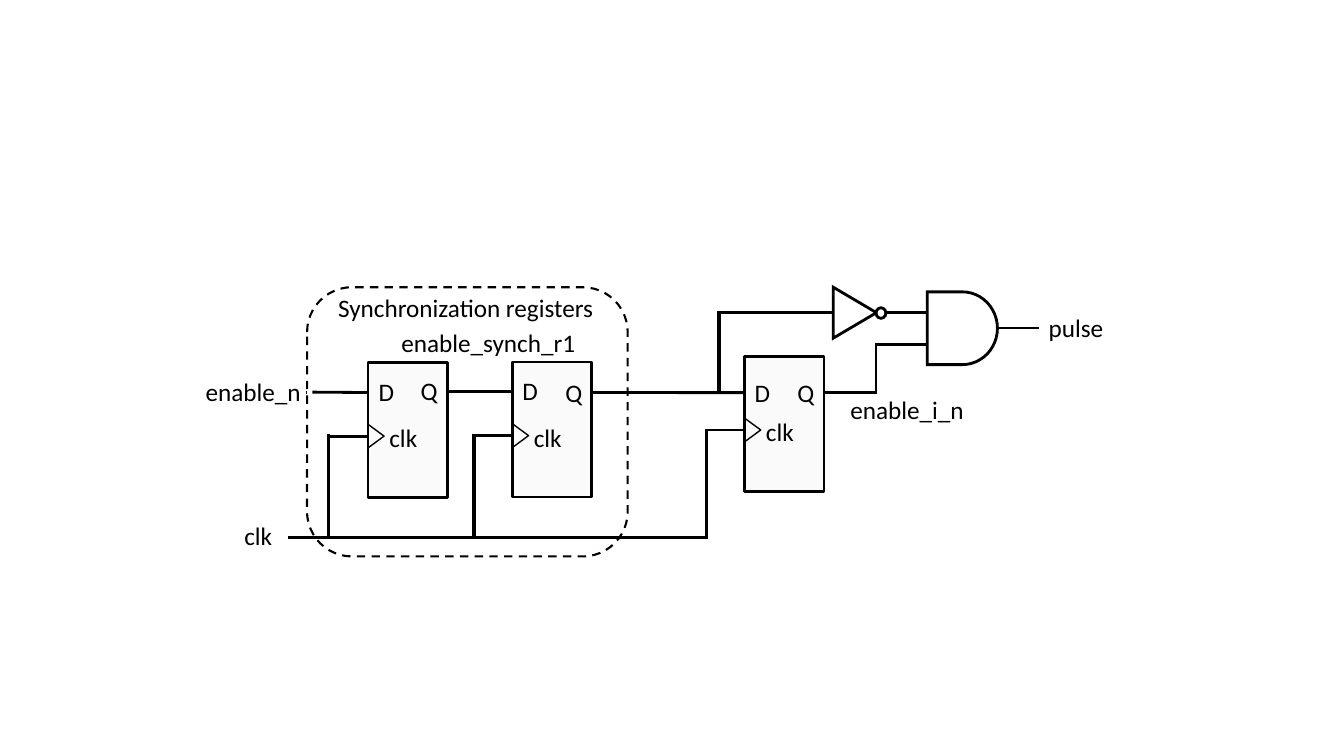
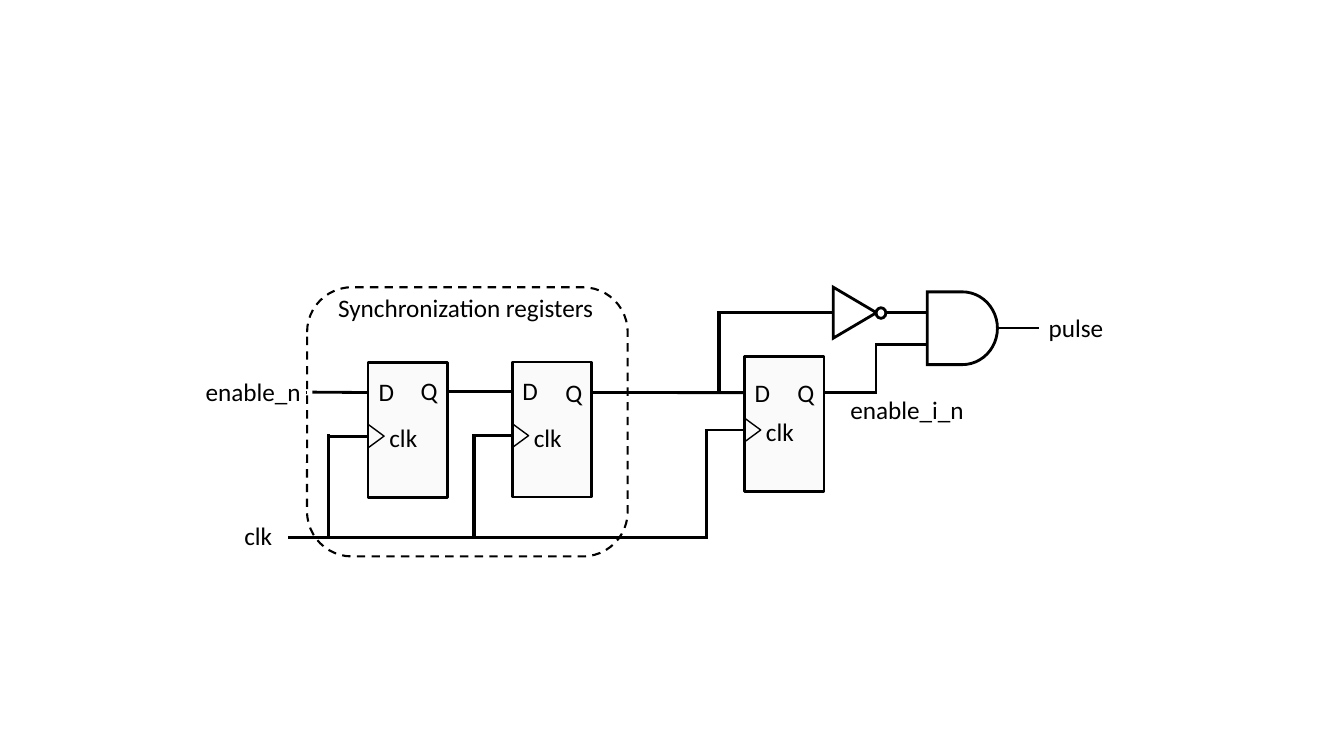
Before and after one commit to fys4220/fys4220.github.io, a slide deck: slide 8 of fys4220-jbook/images/vhdl_structure.pptx. Drawn at 1344x756 pixels with LibreOffice and Linux fonts; fonts in the diff are those of the drawing. Boxes give left, top, right and bottom in pixels: in the first picture for what was removed or moved away, otherwise in the second. Text is boxed around its words. In the diff, an @@ line names an element or a change of style, - is before the commit and + after.

```diff
--- a/fys4220-jbook/images/vhdl_structure.pptx
+++ b/fys4220-jbook/images/vhdl_structure.pptx
@@ text removed at [401, 334, 575, 356] @@
-enable_synch_r1
```
Also in this commit, not shown: 1 slide added.
